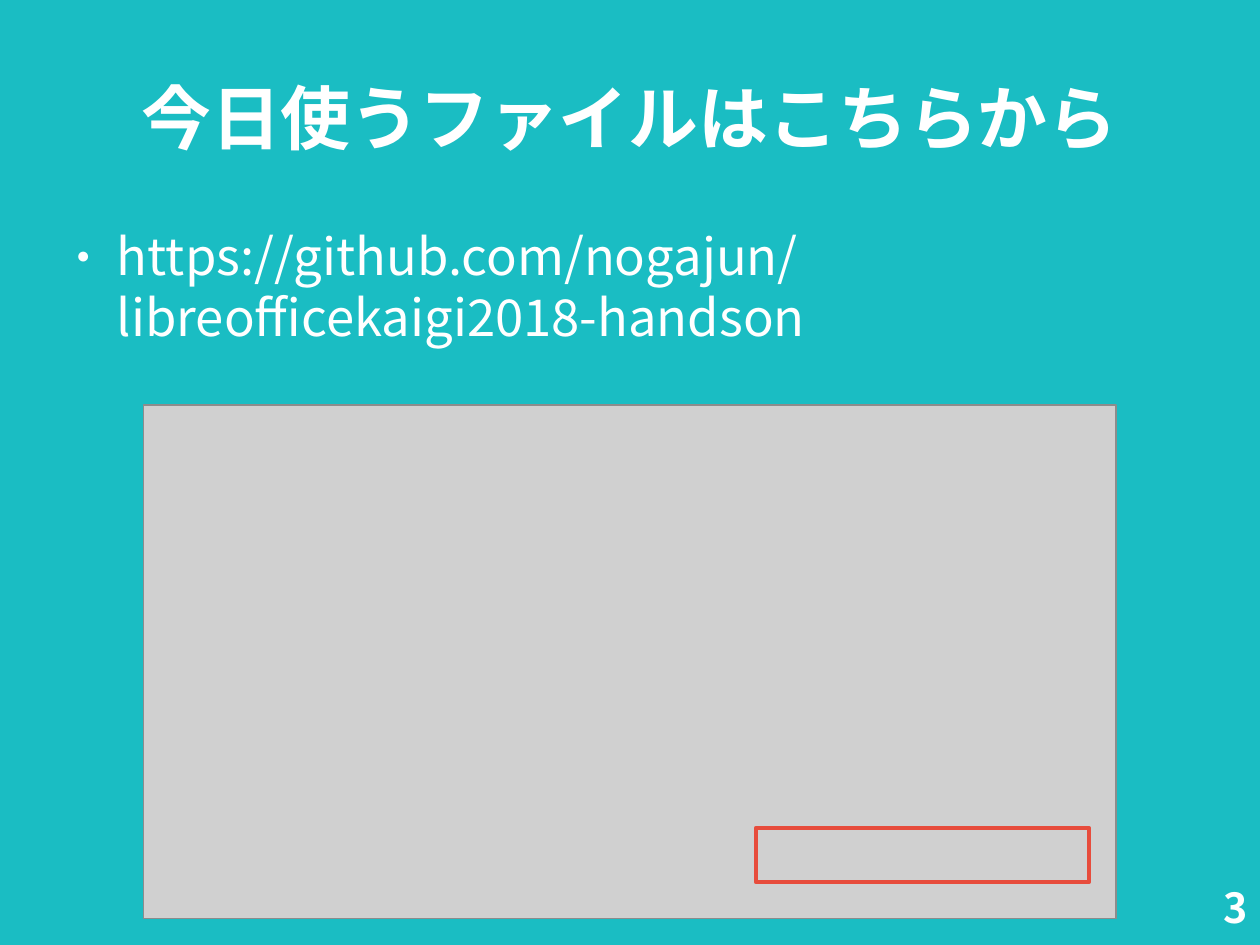
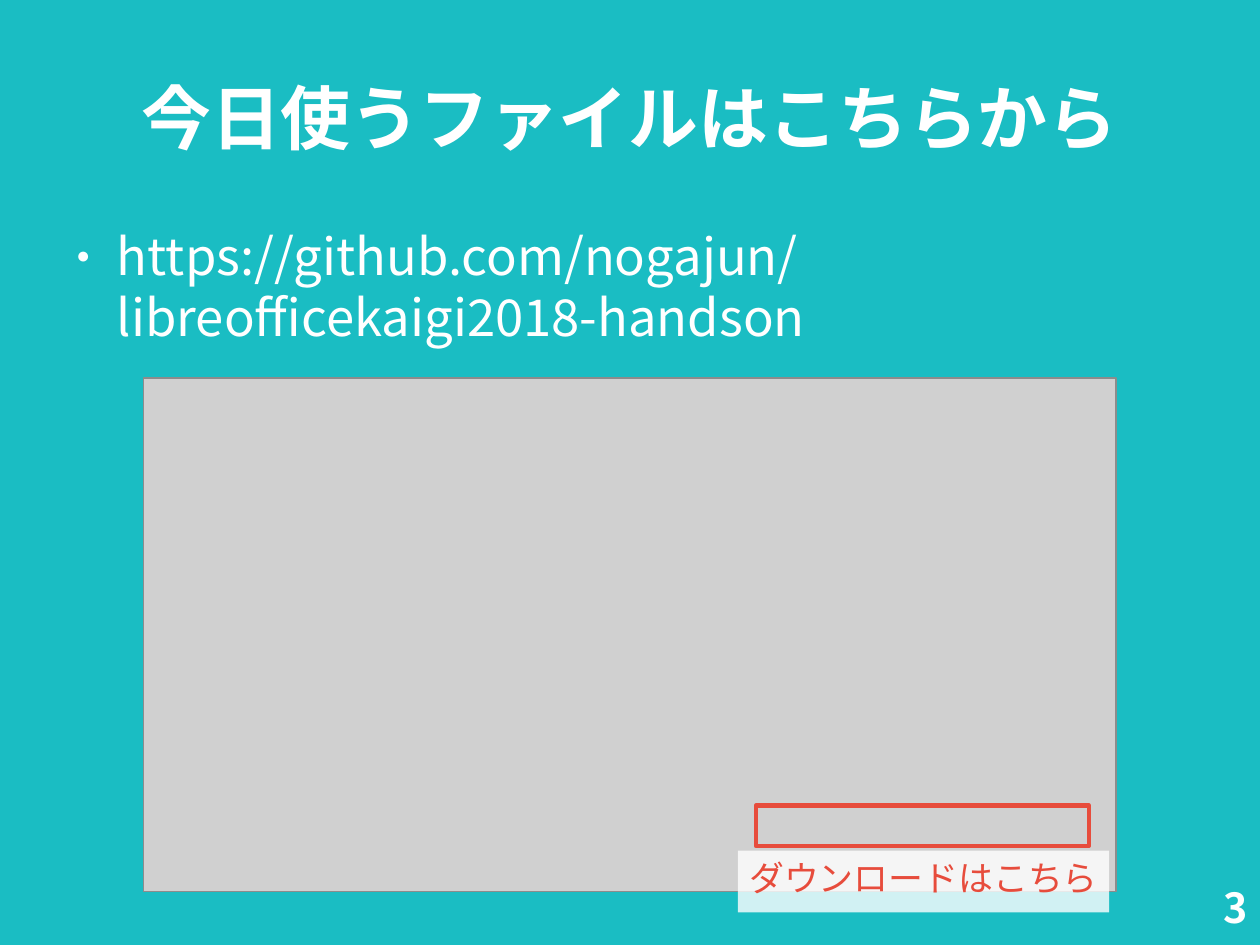
Before and after one commit to nogajun/libreofficekaigi2018-handson, a slide deck: slide 3 of docs/20180512-writer_handson_slide.odp. Drawn at 1260x945 pixels with LibreOffice and Linux fonts; fonts in the diff are those of the drawing; grey boxes stand for pictures. Boxes give left, top, right and bottom in pixels: in the first picture for what was removed or moved away, otherwise in the second. Text is boxed around its words. In the diff, an @@ line names an element or a change of style, - is before the commit and + after.

```diff
--- a/docs/20180512-writer_handson_slide.odp
+++ b/docs/20180512-writer_handson_slide.odp
@@ picture: place and size @@
-picture at [144,405,1117,918]
+picture at [144,378,1117,892]
@@ rectangle: place and size @@
-rectangle at [756,828,1088,882]
+rectangle at [756,806,1088,846]
@@ rectangle added at [739,851,1110,912], fill #FFFFFF at 80% opacity, 22 pt, text #E74C3C @@
+ダウンロードはこちら
```
Also in this commit, not shown: 1 other slide changed, 1 slide added, 3 other files.
